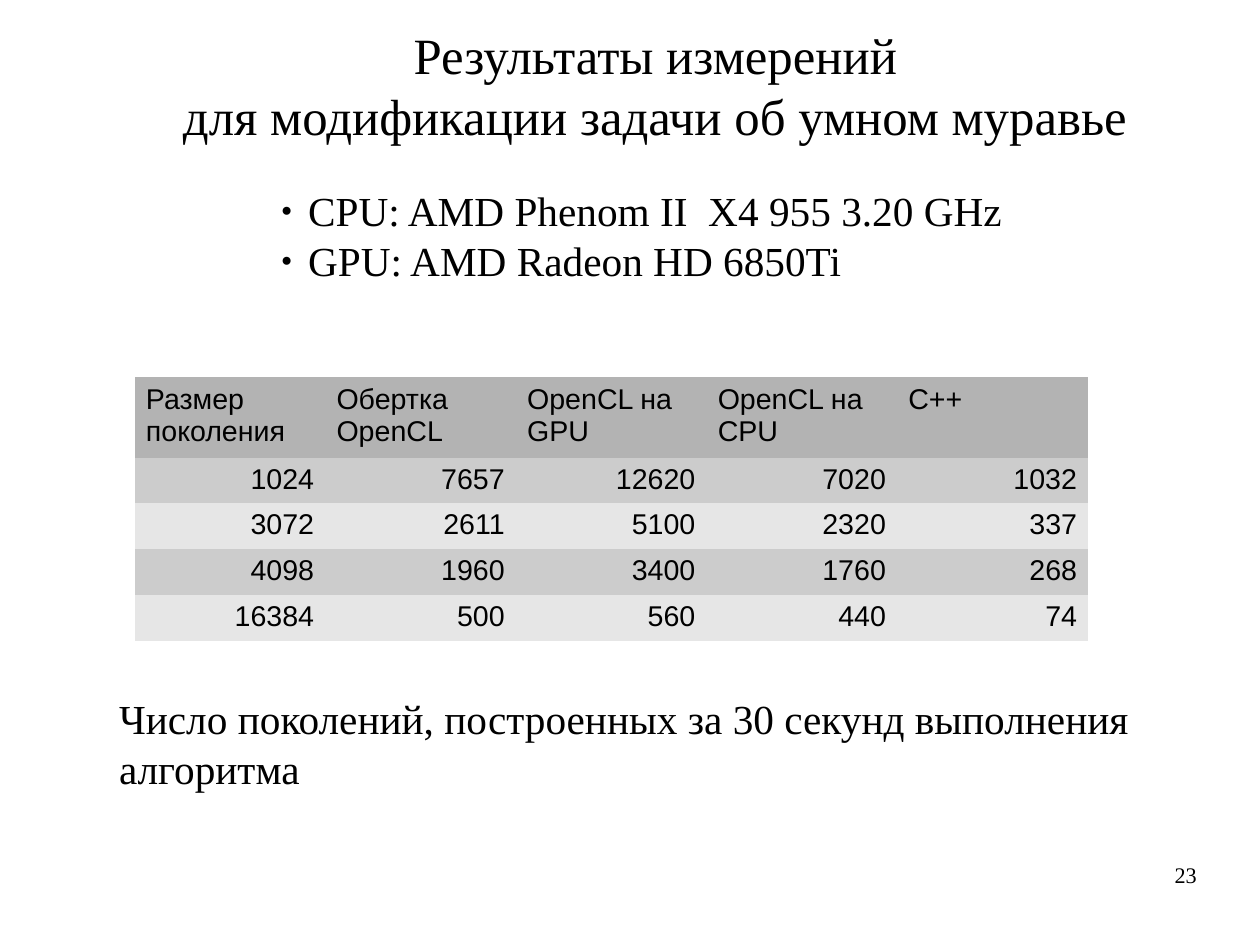
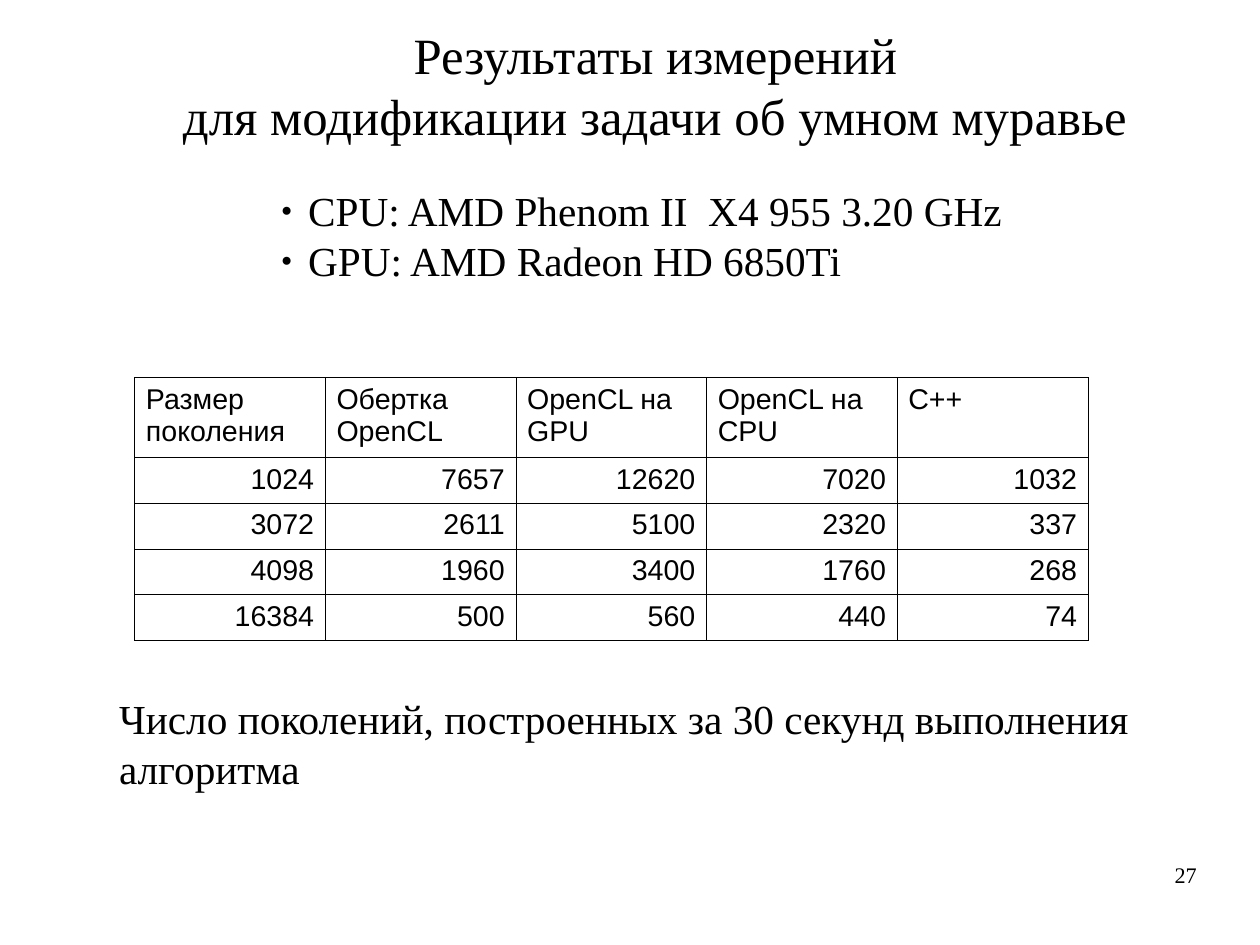
Before and after one commit to artem-bochkarev/master-work, a slide deck: slide 27 of Papers/PresentationKMU.odp (slide 23 before the commit). Drawn at 1260x945 pixels with LibreOffice and Linux fonts; fonts in the diff are those of the drawing. Boxes give left, top, right and bottom in pixels: in the first picture for what was removed or moved away, otherwise in the second. Text is boxed around its words. In the diff, an @@ line names an element or a change of style, - is before the commit and + after.

```diff
--- a/Papers/PresentationKMU.odp
+++ b/Papers/PresentationKMU.odp
@@ table at [135,377,1090,631] @@
@@ fill #B3B3B3 to none in row 1 @@
@@ fill #CCCCCC to none in 10 cells @@
@@ fill #E6E6E6 to none in 10 cells @@
@@ borders changed @@
@@ page number at [1175,868,1197,883]: text changed @@
-23
+27
```
Also in this commit, not shown: 11 other slides changed, 6 slides added, 2 slides removed, 6 other files.
